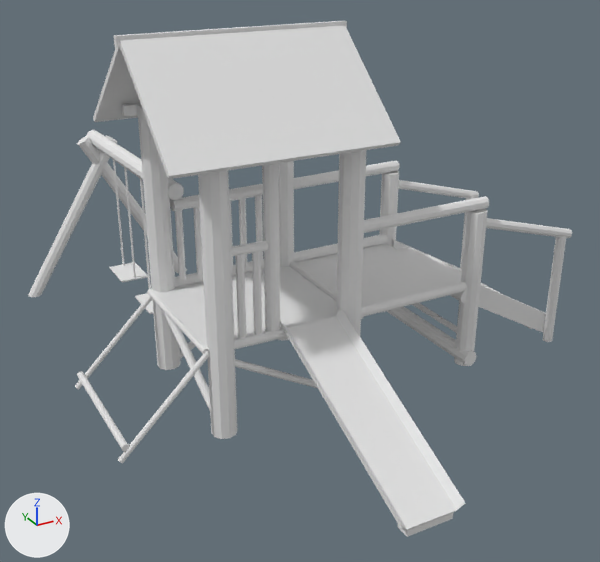
A saved change to the Blender file Utils/Modelos/BRINQUEDO-2-final.blend.
The view is the same before and after, from a 50 mm lens placed at (-0.71, -5.94, 3.6), pointed at (2.38, -0.33, 0.79). The axes (+X, +Y, +Z) are drawn at lower left. The lights are the same throughout.

The scene before the commit, as lines of its bpy script (objects in view):
```python
me_cylinder_055 = bpy.data.meshes.new('Cylinder.055')
me_cylinder_055.from_pydata(...)  # 1008 vertices, 649 faces; spans x -0.94..3.22, y -4.36..0.62, z -1.62..3.31
me_cylinder_055.materials.append(mat_material)  # white #e7e7e7
ob_cylinder_049 = bpy.data.objects.new('Cylinder.049', me_cylinder_055)
ob_cylinder_049.location = (1.478, 1.731, 0.932)
ob_cylinder_049.scale = (1.0, 1.0, 0.589)
```
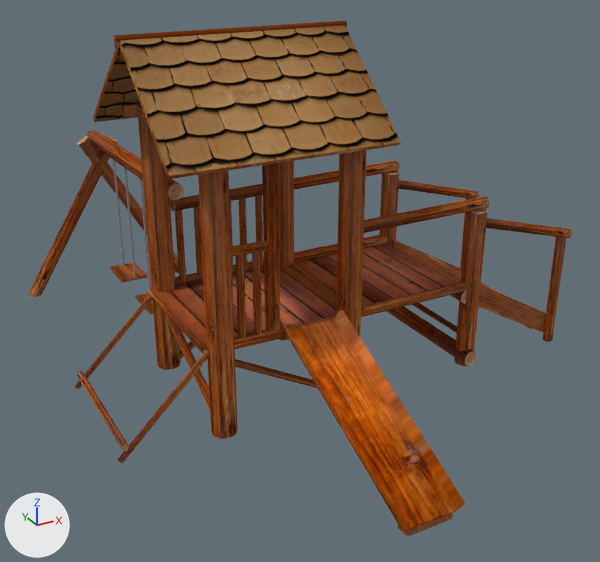
Changed parts and their boxes (x1, y1, x2, y2) in the pictures (600 x 562 px):
'Cylinder.049', recoloured (white to brown): (28, 21, 572, 537) in both

The edits, one by one:
Picture 'BRINQUEDO-2-mapeado Atlas.png.001' (img_brinquedo_2_mapeado_atlas_png_001) is new.
Material 'Material.001' (mat_material_001) is new.
Its texture is img_brinquedo_2_mapeado_atlas_png_001.
me_cylinder_055 has 1008 vertices, 649 faces and spans x -0.94..3.22, y -4.36..0.62, z -1.62..3.31.
me_cylinder_055 no longer uses material mat_material (white #e7e7e7).
me_cylinder_055 now uses material mat_material_001 (picture img_brinquedo_2_mapeado_atlas_png_001).
